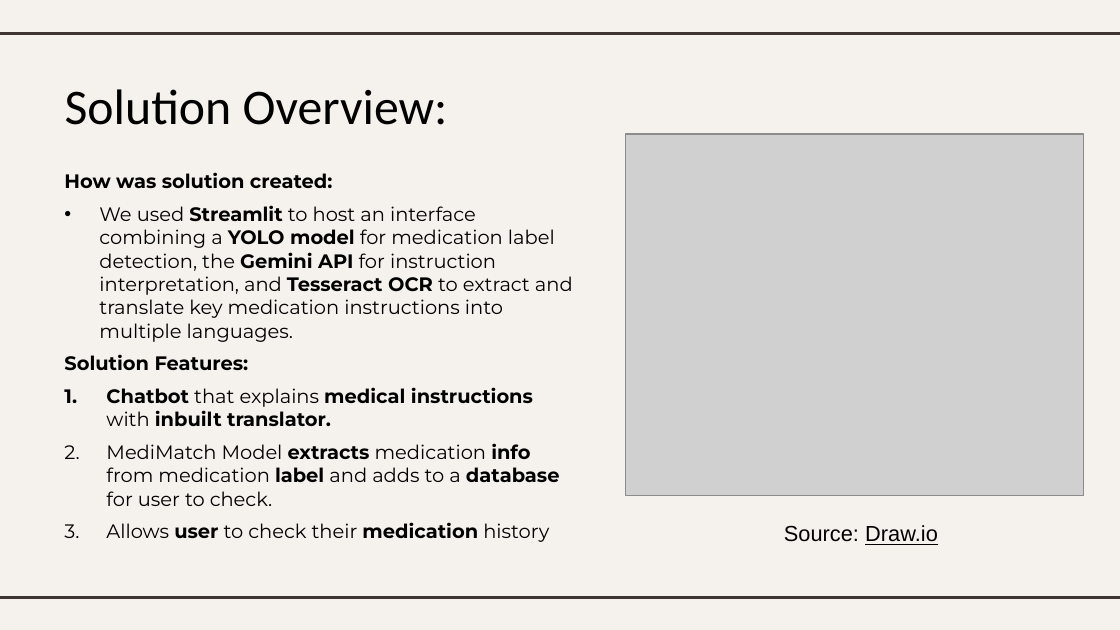
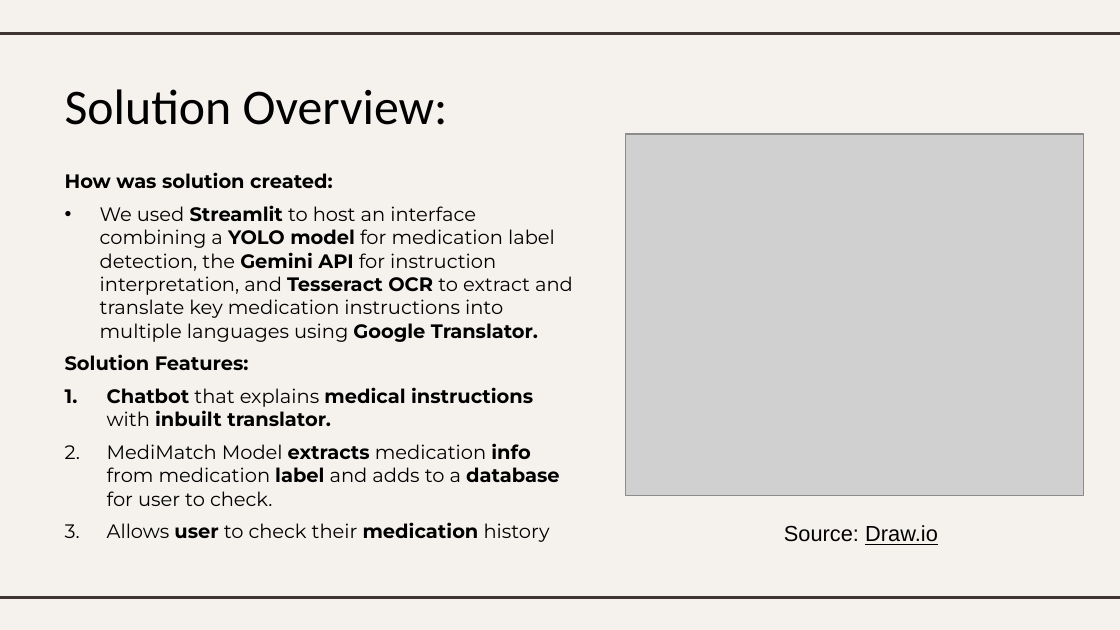
Before and after one commit to Firelooo123/Advanced_A2, a slide deck: slide 11 of BuildingBlocksJune.pptx. Drawn at 1120x630 pixels with LibreOffice and Linux fonts; fonts in the diff are those of the drawing; grey boxes stand for pictures. Boxes give left, top, right and bottom in pixels: in the first picture for what was removed or moved away, otherwise in the second. Text is boxed around its words. In the diff, an @@ line names an element or a change of style, - is before the commit and + after.

Commit message:
slides updated

```diff
--- a/BuildingBlocksJune.pptx
+++ b/BuildingBlocksJune.pptx
@@ text at box(100, 205, 573, 342): text changed @@
-• We used Streamlit to host an interface combining a YOLO model for medication label detection, the Gemini API for instruction interpretation, and Tesseract OCR to extract and translate key medication instructions into multiple languages.
+• We used Streamlit to host an interface combining a YOLO model for medication label detection, the Gemini API for instruction interpretation, and Tesseract OCR to extract and translate key medication instructions into multiple languages using Google Translator.
```
